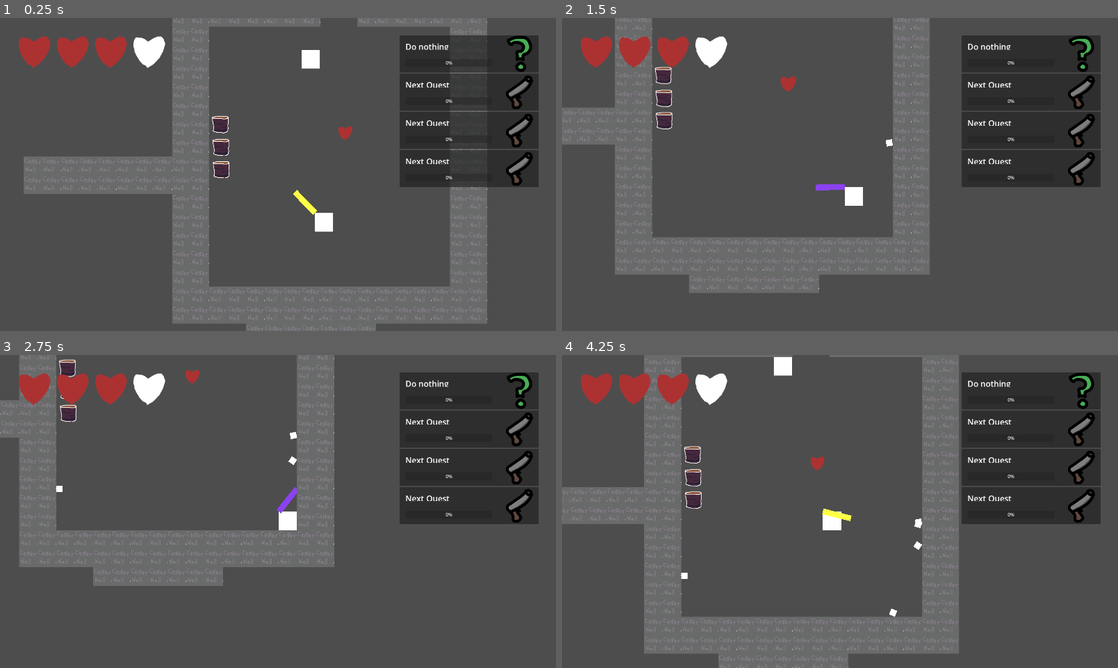
Above: before the commit, frames 1-4 (two rows, left to right).
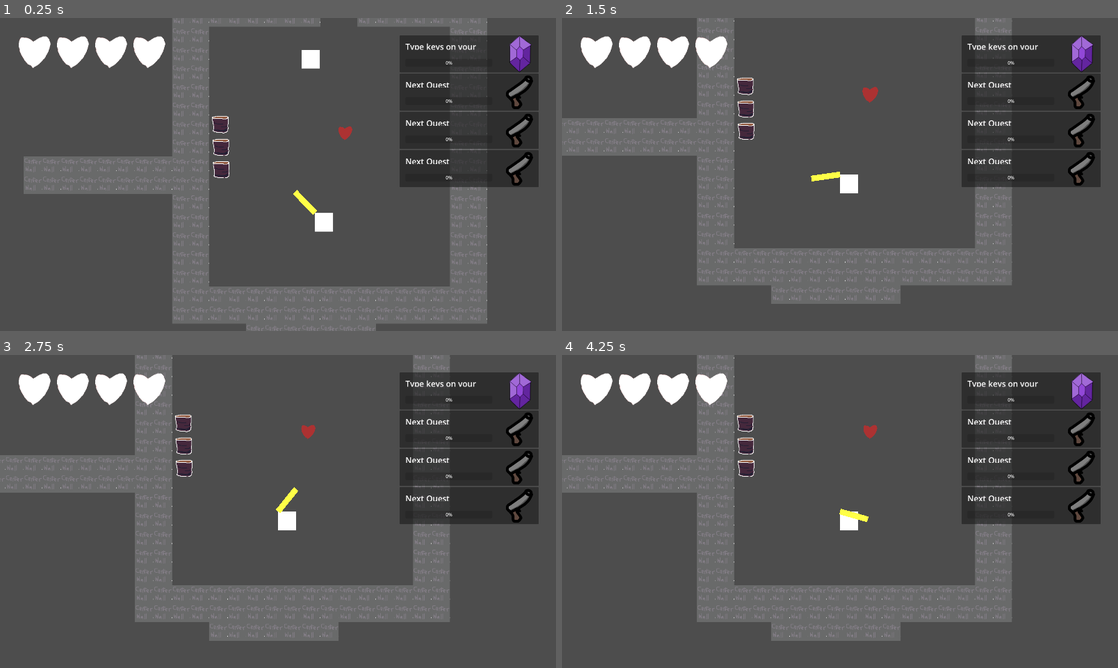
Above: after the commit, the same moments.

Repository: precup/LD51
Game: Godot game, scene res://root.tscn
Same seed, same stepped clock (60 frames per second), same inputs: the game is played once before the commit and once after it.
Inputs (mouse positions are in pixels of both pictures, inside the frame that each line leads up to):
- Up to frame 1 (0.25 s): no input
- Up to frame 2 (1.5 s): tap Enter at 0.5 s; move the mouse to (962, 158) at 0.52 s; hold D (right) 0.53-1.28 s; click (962, 158) at 0.6 s; move the mouse to (728, 190) at 1.27 s; hold S (down) from 1.28 s (still down); tap Mouse wheel up (change_gun) at 1.35 s
- Up to frame 3 (2.75 s): click (166, 527) at 1.55 s; move the mouse to (333, 442) at 2.02 s; release S (down) at 2.03 s; hold D (right) from 2.03 s (still down); click (333, 442) at 2.1 s
- Up to frame 4 (4.25 s): move the mouse to (812, 574) at 2.77 s; release D (right) at 2.78 s; hold W (up) 2.78-3.53 s; click (812, 574) at 2.85 s; move the mouse to (1006, 558) at 3.52 s; hold A (left) from 3.53 s (still down); tap Mouse wheel up (change_gun) at 3.6 s; click (1006, 558) at 3.8 s

The runs differ from the first frame. In frame 1, 1.8% of the frame differs, in the area x 3-96%, y 5-18%; in frame 2, 26%; in frame 3, 32%; in frame 4, 33%, in the area x 0-96%, y 0-100%.
Error after the commit: Parse Error: Cannot find member "STAT_PICKUP_ITEMS" in base "quest_globals.gd.StatTrack". (res://player.gd:124)

Commit message:
WIP stat tracking stuff

Diff:
--- a/base_enemy.gd
+++ b/base_enemy.gd
@@ -5,6 +5,8 @@
 
 @export var _max_health: float = 5.0
 const BURN_DAMAGE: float = 1.0
+
+@onready var quest_manager = $"/root/quest_manager"
 
 # Set this in the subclass.
 # The superclass will take it and apply status modifiers before moving.
@@ -110,6 +112,7 @@
 
   _health = max(0.0, _health - amount)
   if _health <= 0:
+    quest_manager.quest_count_progress(QuestGlobals.StatTrack.STAT_KILL_ENEMY)
     destroy()
   else:
     _hit_animation()
--- a/bullet.gd
+++ b/bullet.gd
@@ -9,6 +9,8 @@
 var _effects: Array = []
 var _target: Node2D = null
 var _has_returned: bool = false
+
+@onready var quest_manager = $"/root/quest_manager"
 
 func configure(gun, speed: float, damage: float, effects: Array, homing: float, target: Node2D, richochets: int, pierces: int):
   _gun = gun
@@ -47,6 +49,7 @@
 
     if enemy_hit:
       var react_damage: float = 1.0
+      quest_manager.quest_count_progress(QuestGlobals.StatTrack.STAT_HIT_ENEMY)
 
       for effect in _effects:
         match effect[0]:
@@ -62,6 +65,7 @@
               _gun.return_bullet()
       collider.damage(_damage * react_damage)
       for effect in _effects:
+        quest_manager.quest_count_progress(QuestGlobals.StatTrack.STAT_APPLY_EFFECT)
         match effect[0]:
           Modifiers.Effect.FREEZE:
             collider.apply_condition(effect)
--- a/gun.gd
+++ b/gun.gd
@@ -29,6 +29,8 @@
 
 @export var PROJECTILE_NODE: Node2D
 
+@onready var quest_manager = $"/root/quest_manager"
+
 var _rounds_left: int = 0
 var _fire_cooldown_left: float = 0
 var _reload_left: float = 0
@@ -65,6 +67,7 @@
   var damage: float = bullet_damage()
   var effects: Array = []
   var scale: float = 1.0
+  quest_manager.quest_count_progress(QuestGlobals.StatTrack.STAT_FIRE_GUN)
 
   for upgrade in UPGRADES:
     match upgrade:
@@ -108,6 +111,7 @@
         if randf() < BASE_VAMPIRISM_PROC_CHANCE:
           effects.append([Modifiers.Effect.LEECH, -1, BASE_VAMPIRISM_HEAL])
 
+  quest_manager.quest_count_progress(QuestGlobals.StatTrack.STAT_FIRE_SHOT, num_shots)
   for i in range(num_shots):
     var arc_angle: float = lerp(-arc_size, arc_size, float(i) / max(1, num_shots - 1))
     if arc_size >= PI:
@@ -132,6 +136,7 @@
 
 
 func reload() -> void:
+  quest_manager.quest_count_progress(QuestGlobals.StatTrack.STAT_RELOAD)
   _rounds_left = magazine_size()
 
 
--- /dev/null
+++ b/misc_stat_tracking.gd
@@ -0,0 +1,58 @@
+extends Node
+
+@onready var quest_manager = $"/root/quest_manager"
+
+# Called when the node enters the scene tree for the first time.
+func _ready():
+  pass # Replace with function body.
+
+
+# Called every frame. 'delta' is the elapsed time since the previous frame.
+func _process(delta):
+
+  # Restart the do nothing quest if anything was pressed
+  if Input.is_anything_pressed():
+    quest_manager.quest_reset_timer(QuestGlobals.StatTrack.STAT_DO_NOTHING)  # can change this to a pause if it is too difficult currently
+    quest_manager.quest_start_timer(QuestGlobals.StatTrack.STAT_DO_NOTHING)
+
+  # Restart the quest if they stop firing
+  if Input.is_action_just_pressed("shoot"):
+    quest_manager.quest_start_timer(QuestGlobals.StatTrack.STAT_DO_NOTHING)
+  if Input.is_action_just_released("shoot"):
+    quest_manager.quest_reset_timer(QuestGlobals.StatTrack.STAT_CONTINUOUSLY_FIRE)
+
+
+# annoying to add A B Start, so skipping those lol
+var KONAMI_CODE = ["up", "up", "down", "down", "left", "right", "left", "right"]
+var IMANOK_CODE = ["right", "left", "right", "left", "down", "down", "up", "up"]
+
+var konami_counter = 0
+var imanok_counter = 0
+
+  STAT_CONTINUOUSLY_FIRE,
+  STAT_CONTINUOUSLY_TOUCH_WALL,
+
+# No clue if this works
+func _input(event :InputEvent):
+  if event.is_pressed():
+    quest_manager.quest_count_progress(QuestGlobals.StatTrack.STAT_KEY_PRESSED)
+
+  if event.is_action_pressed(KONAMI_CODE[konami_counter]):
+    konami_counter+=1
+    if konami_counter >= len(KONAMI_CODE):
+      konami_counter = 0
+      quest_manager.quest_counter_progress(QuestGlobals.StatTrack.STAT_KONAMI_CODE)
+  else:
+    konami_counter = 0
+    if event.is_action_pressed(KONAMI_CODE[konami_counter]):
+      konami_counter+=1
+
+  if event.is_action_pressed(IMANOK_CODE[imanok_counter]):
+    imanok_counter+=1
+    if imanok_counter >= len(IMANOK_CODE):
+      imanok_counter = 0
+      quest_manager.quest_counter_progress(QuestGlobals.StatTrack.STAT_IMANOK_CODE)
+  else:
+    imanok_counter = 0
+    if event.is_action_pressed(IMANOK_CODE[imanok_counter]):
+      imanok_counter+=1
--- /dev/null
+++ b/misc_stat_tracking.tscn
@@ -0,0 +1,3 @@
+[gd_scene format=3 uid="uid://dka7konmkpwvy"]
+
+[node name="misc_stat_tracking" type="Node2D"]
--- a/player.gd
+++ b/player.gd
@@ -7,6 +7,8 @@
 @export var MAX_HEALTH: int = 8
 const BULLET_SCENE: PackedScene = preload("res://bullet.tscn")
 @onready var GUNS: Array = $guns.get_children()
+
+@onready var quest_manager = $"/root/quest_manager"
 
 var _last_direction: Vector2 = Vector2.LEFT
 var _health: int = MAX_HEALTH
@@ -56,6 +58,9 @@
 
   if get_slide_collision_count() > 0:
     handle_collisions()
+    quest_manager.quest_start_timer(QuestGlobals.StatTrack.STAT_CONTINUOUSLY_TOUCH_WALL)
+  elif direction.length() > 0:
+    quest_manager.quest_reset_timer(QuestGlobals.StatTrack.STAT_CONTINUOUSLY_TOUCH_WALL)
 
 func attentuate_knockback():
   if _knockback == Vector2.ZERO:
@@ -81,6 +86,7 @@
 
 
 func heal(amount: float) -> void:
+  quest_manager.quest_count_progress(QuestGlobals.StatTrack.STAT_HEAL, abs(amount))
   _health = min(MAX_HEALTH, _health + amount)
 
 func play_flicker_animation():
@@ -95,9 +101,12 @@
   visible = true
 
 func damage(amount: float, knockback: Vector2 = Vector2.ZERO) -> void:
+  # can consider moving this to after invlun frames if this ends up being too easy
+  quest_manager.quest_count_progress(QuestGlobals.StatTrack.STAT_GET_HIT)
   if _invuln_frames > 0:
     return
 
+  quest_manager.quest_count_progress(QuestGlobals.StatTrack.STAT_LOSE_HEARTS, abs(amount))
   _health = max(0, _health + amount)
   _invuln_frames = INVULN_LENGTH
 
@@ -112,5 +121,6 @@
     return
 
 func pickup(item: String) -> void:
+  quest_manager.quest_count_progress(QuestGlobals.StatTrack.STAT_PICKUP_ITEMS)
   if item == "heart":
     heal(1)
--- a/quest.gd
+++ b/quest.gd
@@ -88,7 +88,7 @@
 
 
 # For if the duration must be continous
-func quest_rest_timer(stat_track_id):
+func quest_reset_timer(stat_track_id):
   if stat_track_id == stat_being_tracked && !is_completed:
     is_accumulating_duration = false
     stat_count_current = 0  # reset progress on stop duration
--- a/quest_globals.gd
+++ b/quest_globals.gd
@@ -7,8 +7,25 @@
 enum StatTrack
 {
   STAT_DO_NOTHING,
-  STAT_KILL_ENEMY_WITHOUT_MOVING,
-  STAT_KILL_WHILE_MOVING
+  STAT_KILL_ENEMY,
+ # STAT_KILL_ENEMY_WITHOUT_MOVING,
+  STAT_HIT_ENEMY,
+ # STAT_KILL_WHILE_MOVING,
+  STAT_FIRE_GUN,
+  STAT_CONTINUOUSLY_FIRE,
+  STAT_CONTINUOUSLY_TOUCH_WALL,
+  STAT_COMPLETE_QUEST,
+  STAT_GET_HIT,
+  STAT_LOSE_HEARTS,
+ # STAT_ADD_GUN_MODULE,
+  STAT_KONAMI_CODE,
+  STAT_KEY_PRESSED,
+  STAT_IMANOK_CODE,
+  STAT_FIRE_SHOT,
+  STAT_RELOAD,
+  STAT_APPLY_EFFECT,
+  STAT_PICKUP_ITEM,
+  STAT_HEAL
 }
 
 # If we decide quests should be limited to specific reward types, we can do so here.
@@ -33,9 +50,26 @@
     execute = callback
 
 var all_quests = [
-  QuestData.new(StatTrack.STAT_DO_NOTHING,                    { Rarity.RARITY_COMMON: 5, Rarity.RARITY_RARE: 10, Rarity.RARITY_LEGENDARY: 20}, "Do nothing"),
-  QuestData.new(StatTrack.STAT_KILL_ENEMY_WITHOUT_MOVING,     { Rarity.RARITY_COMMON: 5, Rarity.RARITY_RARE: 10, Rarity.RARITY_LEGENDARY: 20}, "Kills without moving"),
-  QuestData.new(StatTrack.STAT_KILL_WHILE_MOVING,             { Rarity.RARITY_COMMON: 5, Rarity.RARITY_RARE: 10, Rarity.RARITY_LEGENDARY: 20}, "Kills while moving")
+  QuestData.new(StatTrack.STAT_DO_NOTHING, { Rarity.RARITY_COMMON: 5, Rarity.RARITY_RARE: 10, Rarity.RARITY_LEGENDARY: 20}, "Do nothing." ),
+  QuestData.new(StatTrack.STAT_KILL_ENEMY, { Rarity.RARITY_COMMON: 3, Rarity.RARITY_RARE: 8, Rarity.RARITY_LEGENDARY: 15}, "Get kills." ),
+#  QuestData.new(StatTrack.STAT_KILL_ENEMY_WITHOUT_MOVING, { Rarity.RARITY_COMMON: 2, Rarity.RARITY_RARE: 5, Rarity.RARITY_LEGENDARY: 10}, "Get kills without moving." ),
+#  QuestData.new(StatTrack.STAT_KILL_WHILE_MOVING, { Rarity.RARITY_COMMON: 2, Rarity.RARITY_RARE: 5, Rarity.RARITY_LEGENDARY: 10}, "Get kills while moving constantly." ),
+  QuestData.new(StatTrack.STAT_HIT_ENEMY, { Rarity.RARITY_COMMON: 10, Rarity.RARITY_RARE: 20, Rarity.RARITY_LEGENDARY: 50}, "Hit enemy." ),
+  QuestData.new(StatTrack.STAT_APPLY_EFFECT, { Rarity.RARITY_RARE: 40, Rarity.RARITY_LEGENDARY: 100}, "Apply status effect to enemy." ),
+  QuestData.new(StatTrack.STAT_FIRE_GUN, { Rarity.RARITY_COMMON: 10, Rarity.RARITY_RARE: 20, Rarity.RARITY_LEGENDARY: 40}, "Fire your gun." ),
+  QuestData.new(StatTrack.STAT_FIRE_SHOT, { Rarity.RARITY_RARE: 40, Rarity.RARITY_LEGENDARY: 100}, "Fire bullets." ),
+  QuestData.new(StatTrack.STAT_CONTINUOUSLY_FIRE, { Rarity.RARITY_COMMON: 10, Rarity.RARITY_RARE: 18, Rarity.RARITY_LEGENDARY: 25}, "Fire continuously." ),
+  QuestData.new(StatTrack.STAT_CONTINUOUSLY_TOUCH_WALL, { Rarity.RARITY_COMMON: 10, Rarity.RARITY_RARE: 18, Rarity.RARITY_LEGENDARY: 25}, "Remain touching a wall." ),
+  QuestData.new(StatTrack.STAT_COMPLETE_QUEST, { Rarity.RARITY_COMMON: 1, Rarity.RARITY_RARE: 2, Rarity.RARITY_LEGENDARY: 3}, "Complete other quest(s)." ),
+  QuestData.new(StatTrack.STAT_GET_HIT, { Rarity.RARITY_COMMON: 1, Rarity.RARITY_RARE: 3, Rarity.RARITY_LEGENDARY: 5}, "Get hit." ),
+  QuestData.new(StatTrack.STAT_LOSE_HEARTS, { Rarity.RARITY_COMMON: 2, Rarity.RARITY_RARE: 5, Rarity.RARITY_LEGENDARY: 10}, "Lose hearts." ),
+#  QuestData.new(StatTrack.STAT_ADD_GUN_MODULE, { Rarity.RARITY_COMMON: 1, Rarity.RARITY_RARE: 3, Rarity.RARITY_LEGENDARY: 5}, "Add a module to your gun." ),
+  QuestData.new(StatTrack.STAT_KONAMI_CODE, { Rarity.RARITY_RARE: 1}, "Type the Konami code." ),
+  QuestData.new(StatTrack.STAT_KEY_PRESSED, { Rarity.RARITY_COMMON: 20, Rarity.RARITY_RARE: 50, Rarity.RARITY_LEGENDARY: 100}, "Type keys on your keyboard." ),
+  QuestData.new(StatTrack.STAT_IMANOK_CODE, { Rarity.RARITY_LEGENDARY: 1}, "Type the imanoK code." ),
+  QuestData.new(StatTrack.STAT_RELOAD, { Rarity.RARITY_COMMON: 2, Rarity.RARITY_RARE: 4, Rarity.RARITY_LEGENDARY: 10}, "Reload your gun." ),
+  QuestData.new(StatTrack.STAT_PICKUP_ITEM, { Rarity.RARITY_COMMON: 1, Rarity.RARITY_RARE: 3, Rarity.RARITY_LEGENDARY: 8}, "Pick up items." ),
+  QuestData.new(StatTrack.STAT_HEAL, { Rarity.RARITY_COMMON: 2, Rarity.RARITY_RARE: 5, Rarity.RARITY_LEGENDARY: 10}, "Heal hearts." )
 ]
 
 var all_rewards = [
--- a/quest_manager.gd
+++ b/quest_manager.gd
@@ -1,4 +1,5 @@
 extends Node
+
 
 var quests_by_rarity = {}
 var rewards_by_type_by_rarity = {}
@@ -21,7 +22,7 @@
 var quest_reward_type_weights : Dictionary = {
   QuestGlobals.RewardType.REWARD_GUN: 20,
   QuestGlobals.RewardType.REWARD_MOD: 40,
-  QuestGlobals.RewardType.REWARD_OTHER: 30,
+  QuestGlobals.RewardType.REWARD_OTHER: 0, # temporarily 0, was 30
 }
 const quest_scn = preload("res://quest.tscn")
 @onready var quest_container = $"/root/root/ui/margin2/quest_container"
@@ -134,3 +135,9 @@
   stat_timers_active_status[stat_track_id] = false
   for quest_scn in active_quests:
     quest_scn.quest_reset_timer(stat_track_id)
+
+func quest_complete(reward : QuestGlobals.RewardData):
+  quest_count_progress(QuestGlobals.StatTrack.STAT_COMPLETE_QUEST)
+
+  # If we need a reward UI, spin it up here(?) and pass in the reward callback
+  reward.execute.call()
